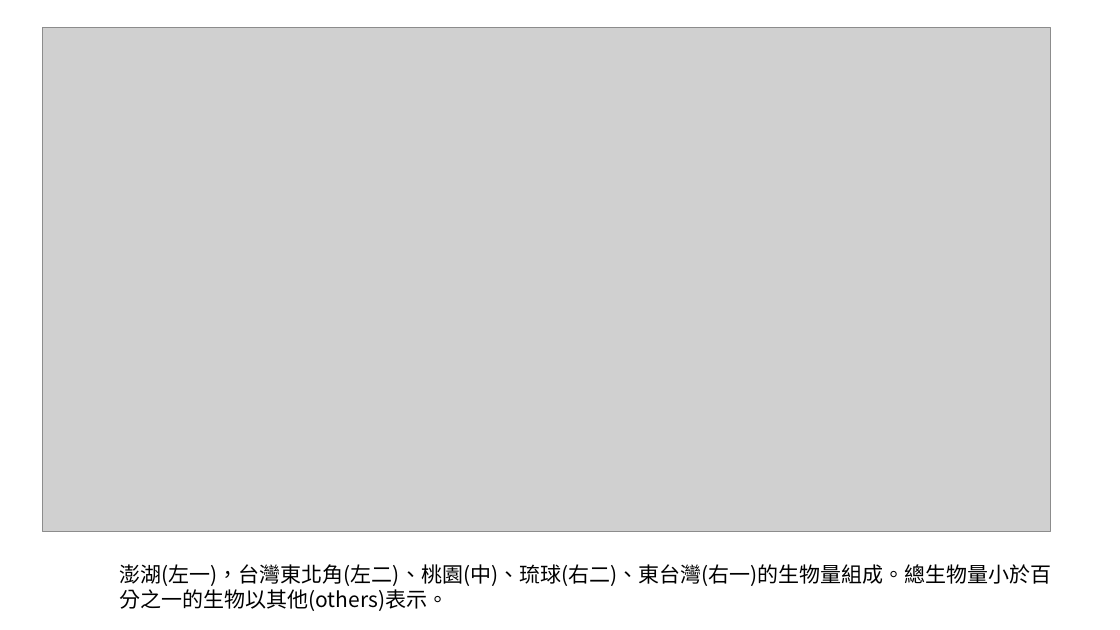
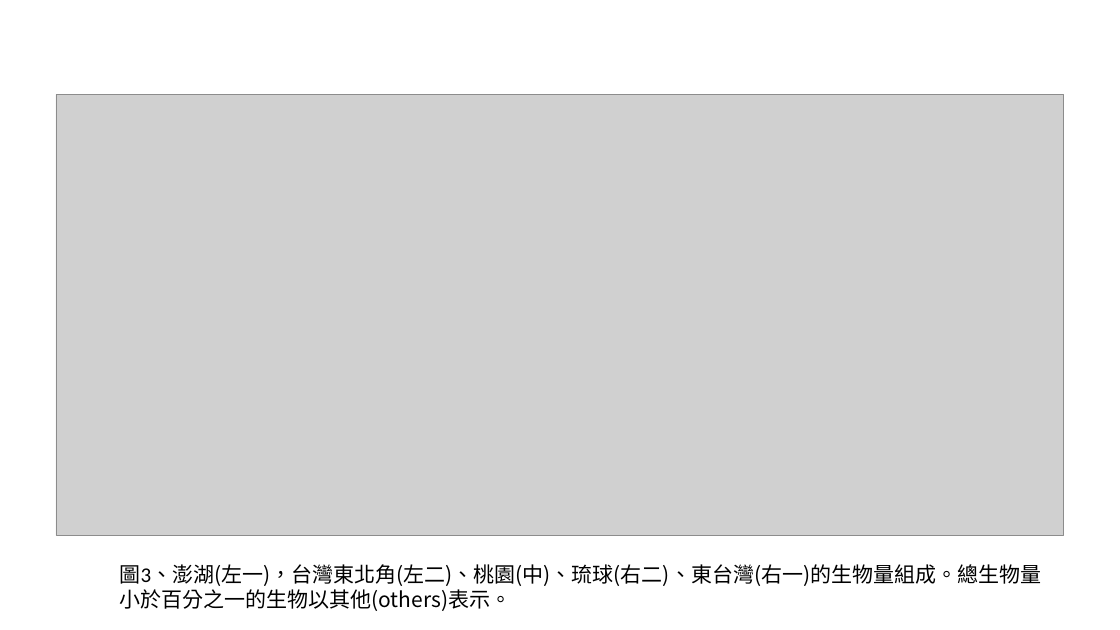
Before and after one commit to chenyenting1998/2022_OCA_midterm, a slide deck: slide 3 of report/figure.pptx (slide 6 before the commit). Drawn at 1120x630 pixels with LibreOffice and Linux fonts; fonts in the diff are those of the drawing; grey boxes stand for pictures. Boxes give left, top, right and bottom in pixels: in the first picture for what was removed or moved away, otherwise in the second. Text is boxed around its words. In the diff, an @@ line names an element or a change of style, - is before the commit and + after.

```diff
--- a/report/figure.pptx
+++ b/report/figure.pptx
@@ picture: place and size @@
-picture at [42,28,1050,532]
+picture at [56,94,1065,535]
@@ text at [120,564,1042,611]: text changed @@
-澎湖(左一)，台灣東北角(左二)、桃園(中)、琉球(右二)、東台灣(右一)的生物量組成。總生物量小於百分之一的生物以其他(others)表示。
+圖3、澎湖(左一)，台灣東北角(左二)、桃園(中)、琉球(右二)、東台灣(右一)的生物量組成。總生物量小於百分之一的生物以其他(others)表示。
```
Also in this commit, not shown: 3 other slides changed, 4 slides added, 4 slides removed, 1 other file.
